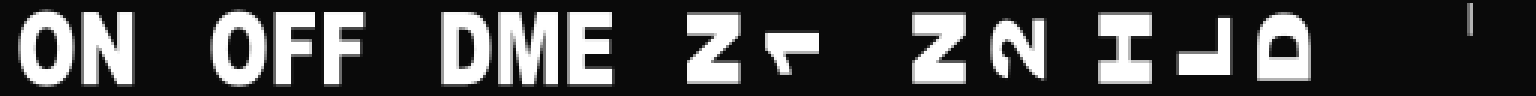
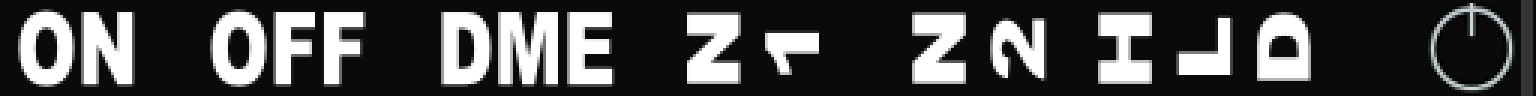
The second 1536px x 96px image is a revision of the first. Changes to its layers:
painted on "dme.rgb" over [1428, 0, 1533, 96]
